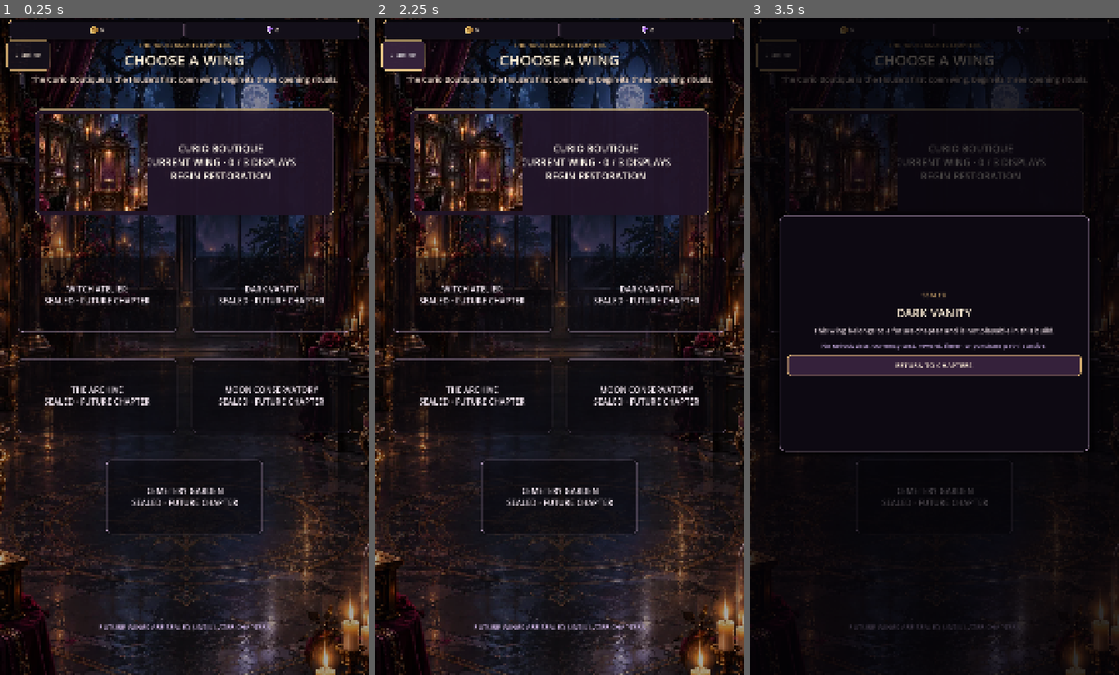
Above: before the commit, frames 1-3 (left to right).
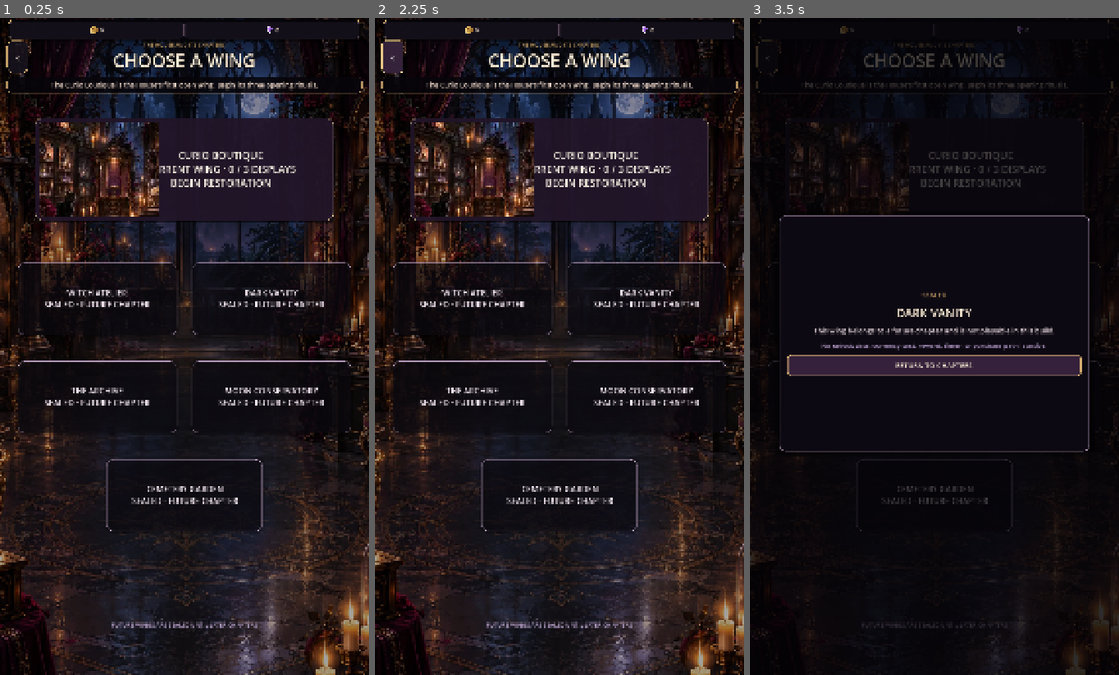
Above: after the commit, the same moments.

Repository: Jay-prodesign/akilta-match3
Game: Godot game, scene res://src/ui/map/chapter_select.tscn
The game is run twice, just before and just after one commit, with the same random seed, the same clock (stepped at 60 frames per second) and the same inputs. This scene is started directly instead of the project's main scene.
Inputs:
- Up to frame 1 (0.25 s): no input
- Up to frame 2 (2.25 s): click "CURIO BOUTIQUE CURRENT WING ·…" at 0.5 s; click "CURIO BOUTIQUE CURRENT WING ·…" at 1.25 s; click "‹ HOUSE" (after the commit: "‹") at 2 s
- Up to frame 3 (3.5 s): click "DARK VANITY SEALED · FUTURE C…" at 2.75 s

The runs differ from the first frame. In frame 1, 11% of the frame differs, in the area x 1-99%, y 3-94%; in frame 2, 12%; in frame 3, 2.8%.

Commit message:
Recompose Chapter Selection toward North Star

Diff:
--- a/src/ui/map/chapter_select.tscn
+++ b/src/ui/map/chapter_select.tscn
@@ -9,10 +9,10 @@
 border_width_right = 1
 border_width_bottom = 1
 border_color = Color(0.831, 0.678, 0.439, 0.72)
-corner_radius_top_left = 10
-corner_radius_top_right = 10
-corner_radius_bottom_right = 10
-corner_radius_bottom_left = 10
+corner_radius_top_left = 18
+corner_radius_top_right = 18
+corner_radius_bottom_right = 18
+corner_radius_bottom_left = 18
 
 [sub_resource type="StyleBoxFlat" id="HeaderHover"]
 bg_color = Color(0.208, 0.137, 0.231, 0.98)
@@ -33,10 +33,10 @@
 border_width_right = 2
 border_width_bottom = 2
 border_color = Color(0.949, 0.831, 0.604, 0.98)
-corner_radius_top_left = 16
-corner_radius_top_right = 16
-corner_radius_bottom_right = 16
-corner_radius_bottom_left = 16
+corner_radius_top_left = 22
+corner_radius_top_right = 22
+corner_radius_bottom_right = 22
+corner_radius_bottom_left = 22
 content_margin_left = 228.0
 content_margin_top = 14.0
 content_margin_right = 18.0
@@ -51,10 +51,10 @@
 border_width_right = 2
 border_width_bottom = 2
 border_color = Color(1, 0.941, 0.722, 1)
-corner_radius_top_left = 16
-corner_radius_top_right = 16
-corner_radius_bottom_right = 16
-corner_radius_bottom_left = 16
+corner_radius_top_left = 22
+corner_radius_top_right = 22
+corner_radius_bottom_right = 22
+corner_radius_bottom_left = 22
 content_margin_left = 228.0
 content_margin_top = 14.0
 content_margin_right = 18.0
@@ -63,16 +63,16 @@
 shadow_size = 16
 
 [sub_resource type="StyleBoxFlat" id="LockedNormal"]
-bg_color = Color(0.055, 0.045, 0.075, 0.38)
+bg_color = Color(0.055, 0.045, 0.075, 0.56)
 border_width_left = 2
 border_width_top = 2
 border_width_right = 2
 border_width_bottom = 2
-border_color = Color(0.72, 0.62, 0.75, 0.56)
-corner_radius_top_left = 14
-corner_radius_top_right = 14
-corner_radius_bottom_right = 14
-corner_radius_bottom_left = 14
+border_color = Color(0.72, 0.62, 0.75, 0.72)
+corner_radius_top_left = 20
+corner_radius_top_right = 20
+corner_radius_bottom_right = 20
+corner_radius_bottom_left = 20
 content_margin_left = 18.0
 content_margin_top = 14.0
 content_margin_right = 18.0
@@ -87,10 +87,10 @@
 border_width_right = 2
 border_width_bottom = 2
 border_color = Color(0.831, 0.678, 0.439, 0.78)
-corner_radius_top_left = 14
-corner_radius_top_right = 14
-corner_radius_bottom_right = 14
-corner_radius_bottom_left = 14
+corner_radius_top_left = 20
+corner_radius_top_right = 20
+corner_radius_bottom_right = 20
+corner_radius_bottom_left = 20
 content_margin_left = 18.0
 content_margin_top = 14.0
 content_margin_right = 18.0
@@ -98,6 +98,23 @@
 shadow_color = Color(0, 0, 0, 0.42)
 shadow_size = 10
 
+
+[sub_resource type="StyleBoxFlat" id="SummaryPlate"]
+bg_color = Color(0.028, 0.019, 0.039, 0.88)
+border_width_left = 1
+border_width_top = 1
+border_width_right = 1
+border_width_bottom = 1
+border_color = Color(0.831, 0.678, 0.439, 0.54)
+corner_radius_top_left = 16
+corner_radius_top_right = 16
+corner_radius_bottom_right = 16
+corner_radius_bottom_left = 16
+content_margin_left = 14.0
+content_margin_top = 7.0
+content_margin_right = 14.0
+content_margin_bottom = 7.0
+
 [node name="ChapterSelect" type="Control"]
 layout_mode = 3
 anchors_preset = 15
@@ -146,15 +163,15 @@
 theme_override_constants/separation = 10
 
 [node name="HeaderBack" type="Button" parent="Layout/ChapterHeader"]
-custom_minimum_size = Vector2(126, 52)
+custom_minimum_size = Vector2(62, 56)
 layout_mode = 2
 theme_override_colors/font_color = Color(0.96, 0.9, 0.83, 1)
-theme_override_font_sizes/font_size = 17
+theme_override_font_sizes/font_size = 30
 theme_override_styles/normal = SubResource("HeaderNormal")
 theme_override_styles/hover = SubResource("HeaderHover")
 theme_override_styles/pressed = SubResource("HeaderHover")
 theme_override_styles/focus = SubResource("HeaderHover")
-text = "‹  HOUSE"
+text = "‹"
 
 [node name="HeaderCopy" type="VBoxContainer" parent="Layout/ChapterHeader"]
 layout_mode = 2
@@ -166,7 +183,7 @@
 theme_override_colors/font_color = Color(0.831, 0.678, 0.439, 1)
 theme_override_colors/font_outline_color = Color(0.02, 0.014, 0.028, 0.94)
 theme_override_constants/outline_size = 3
-theme_override_font_sizes/font_size = 18
+theme_override_font_sizes/font_size = 16
 text = "THE HOUSE AND ITS CHAPTERS"
 horizontal_alignment = 1
 
@@ -175,21 +192,24 @@
 theme_override_colors/font_color = Color(1, 0.941, 0.847, 1)
 theme_override_colors/font_outline_color = Color(0.02, 0.014, 0.028, 0.96)
 theme_override_constants/outline_size = 5
-theme_override_font_sizes/font_size = 44
+theme_override_font_sizes/font_size = 52
 text = "CHOOSE A WING"
 horizontal_alignment = 1
 
 [node name="HeaderSpacer" type="Control" parent="Layout/ChapterHeader"]
-custom_minimum_size = Vector2(126, 1)
+custom_minimum_size = Vector2(62, 1)
 layout_mode = 2
 
 [node name="ChapterSummary" type="Label" parent="Layout"]
+custom_minimum_size = Vector2(0, 50)
 layout_mode = 2
 theme_override_colors/font_color = Color(0.95, 0.86, 0.80, 1)
 theme_override_colors/font_outline_color = Color(0.02, 0.014, 0.028, 0.9)
 theme_override_constants/outline_size = 2
-theme_override_font_sizes/font_size = 23
+theme_override_font_sizes/font_size = 20
+theme_override_styles/normal = SubResource("SummaryPlate")
 horizontal_alignment = 1
+vertical_alignment = 1
 autowrap_mode = 2
 
 [node name="ChapterGrid" type="Control" parent="Layout"]
@@ -201,7 +221,7 @@
 layout_mode = 0
 clip_contents = true
 theme_override_colors/font_color = Color(1, 0.969, 0.914, 1)
-theme_override_font_sizes/font_size = 27
+theme_override_font_sizes/font_size = 30
 theme_override_styles/normal = SubResource("CurrentNormal")
 theme_override_styles/hover = SubResource("CurrentHover")
 theme_override_styles/pressed = SubResource("CurrentHover")
@@ -212,7 +232,7 @@
 [node name="CurrentWingArtwork" type="TextureRect" parent="Layout/ChapterGrid/CurioBoutiqueButton"]
 layout_mode = 1
 anchors_preset = 15
-anchor_right = 0.39
+anchor_right = 0.43
 anchor_bottom = 1.0
 offset_left = 12.0
 offset_top = 12.0
@@ -229,7 +249,7 @@
 theme_override_colors/font_color = Color(0.97, 0.92, 0.96, 1)
 theme_override_colors/font_outline_color = Color(0.02, 0.014, 0.028, 0.96)
 theme_override_constants/outline_size = 3
-theme_override_font_sizes/font_size = 25
+theme_override_font_sizes/font_size = 23
 theme_override_styles/normal = SubResource("LockedNormal")
 theme_override_styles/hover = SubResource("LockedHover")
 theme_override_styles/pressed = SubResource("LockedHover")
@@ -243,7 +263,7 @@
 theme_override_colors/font_color = Color(0.97, 0.92, 0.96, 1)
 theme_override_colors/font_outline_color = Color(0.02, 0.014, 0.028, 0.96)
 theme_override_constants/outline_size = 3
-theme_override_font_sizes/font_size = 25
+theme_override_font_sizes/font_size = 23
 theme_override_styles/normal = SubResource("LockedNormal")
 theme_override_styles/hover = SubResource("LockedHover")
 theme_override_styles/pressed = SubResource("LockedHover")
@@ -257,7 +277,7 @@
 theme_override_colors/font_color = Color(0.97, 0.92, 0.96, 1)
 theme_override_colors/font_outline_color = Color(0.02, 0.014, 0.028, 0.96)
 theme_override_constants/outline_size = 3
-theme_override_font_sizes/font_size = 25
+theme_override_font_sizes/font_size = 23
 theme_override_styles/normal = SubResource("LockedNormal")
 theme_override_styles/hover = SubResource("LockedHover")
 theme_override_styles/pressed = SubResource("LockedHover")
@@ -271,7 +291,7 @@
 theme_override_colors/font_color = Color(0.97, 0.92, 0.96, 1)
 theme_override_colors/font_outline_color = Color(0.02, 0.014, 0.028, 0.96)
 theme_override_constants/outline_size = 3
-theme_override_font_sizes/font_size = 25
+theme_override_font_sizes/font_size = 23
 theme_override_styles/normal = SubResource("LockedNormal")
 theme_override_styles/hover = SubResource("LockedHover")
 theme_override_styles/pressed = SubResource("LockedHover")
@@ -285,7 +305,7 @@
 theme_override_colors/font_color = Color(0.97, 0.92, 0.96, 1)
 theme_override_colors/font_outline_color = Color(0.02, 0.014, 0.028, 0.96)
 theme_override_constants/outline_size = 3
-theme_override_font_sizes/font_size = 25
+theme_override_font_sizes/font_size = 23
 theme_override_styles/normal = SubResource("LockedNormal")
 theme_override_styles/hover = SubResource("LockedHover")
 theme_override_styles/pressed = SubResource("LockedHover")
@@ -295,10 +315,12 @@
 alignment = 1
 
 [node name="LockReason" type="Label" parent="Layout"]
+custom_minimum_size = Vector2(0, 42)
 layout_mode = 2
 theme_override_colors/font_color = Color(0.82, 0.72, 0.9, 1)
 theme_override_colors/font_outline_color = Color(0.02, 0.014, 0.028, 0.88)
 theme_override_constants/outline_size = 2
-theme_override_font_sizes/font_size = 20
+theme_override_font_sizes/font_size = 17
 horizontal_alignment = 1
+vertical_alignment = 1
 autowrap_mode = 2
Not shown: 1 places in src/ui/map/chapter_select.tscn that only renumber resources
